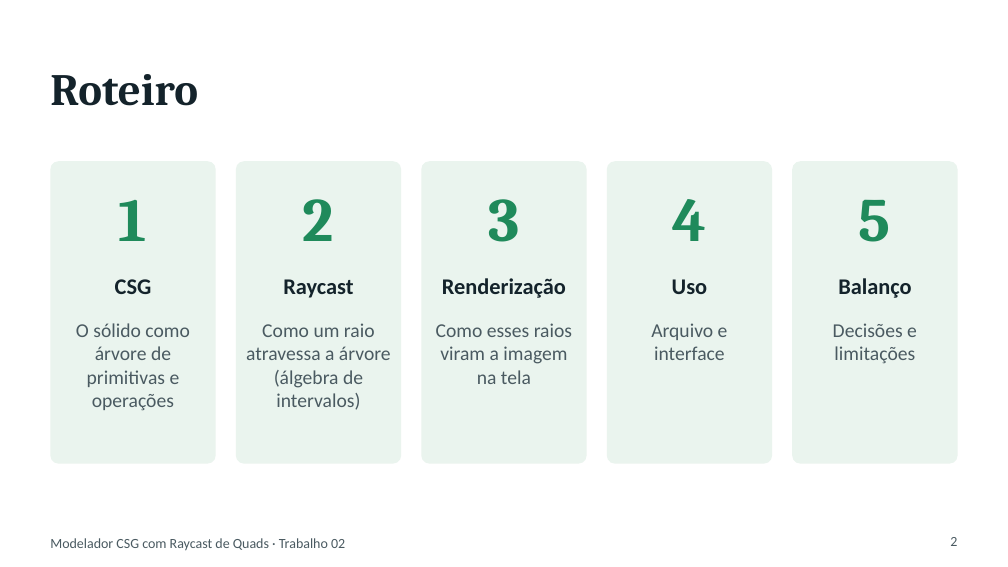
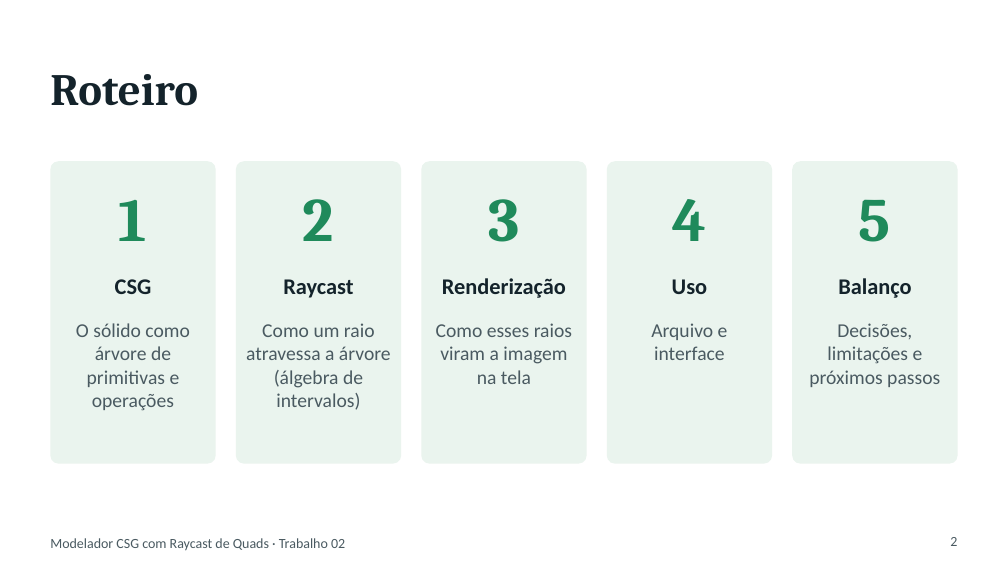
Before and after one commit to caiofelipempe/mdcc_mestrado_computacao_grafica, a slide deck: slide 2 of disciplines/modelagem_geometrica/trabalho_2/apresentacao.pptx. Drawn at 1008x567 pixels with LibreOffice and Linux fonts; fonts in the diff are those of the drawing. Boxes give left, top, right and bottom in pixels: in the first picture for what was removed or moved away, otherwise in the second. Text is boxed around its words. In the diff, an @@ line names an element or a change of style, - is before the commit and + after.

```diff
--- a/disciplines/modelagem_geometrica/trabalho_2/apresentacao.pptx
+++ b/disciplines/modelagem_geometrica/trabalho_2/apresentacao.pptx
@@ text at bbox=[809, 323, 940, 387]: text changed @@
-Decisões e limitações
+Decisões, limitações e próximos passos
```
Also in this commit, not shown: 4 other slides changed, 1 slide added, 3 other files.
